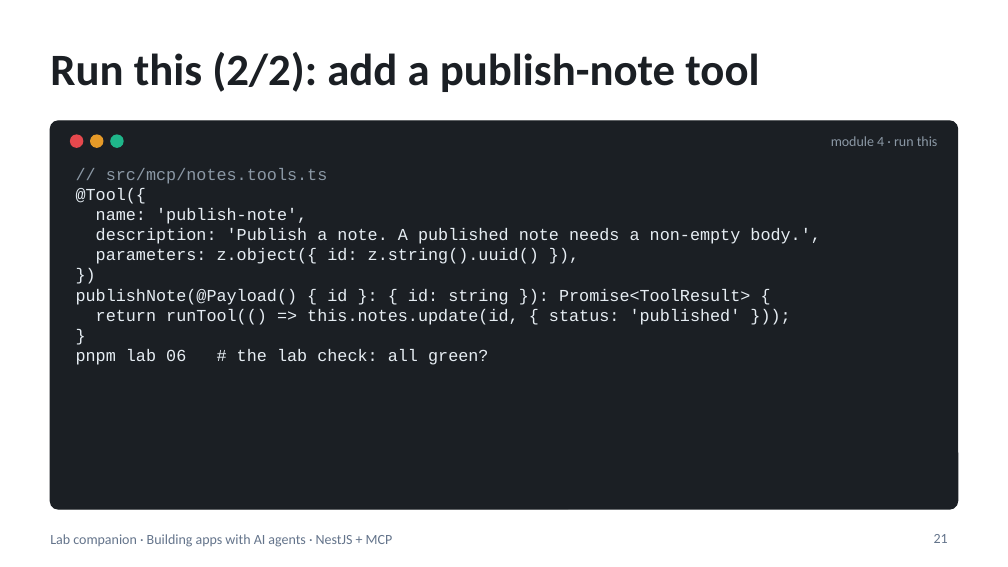
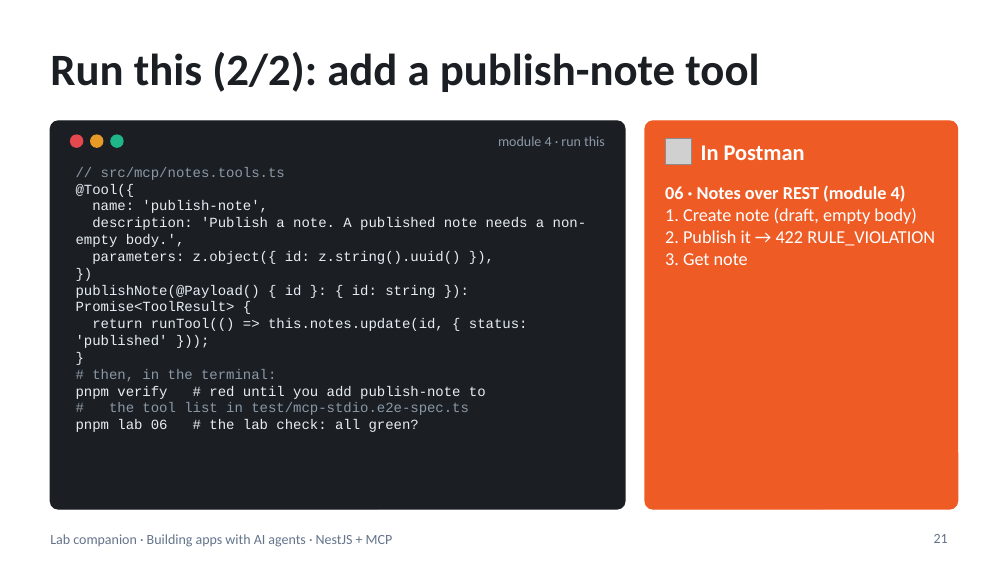
Before and after one commit to blazaga/ai-training-modules, a slide deck: slide 21 of docs/ai-agent-training/slides/lab-companion.pptx. Drawn at 1008x567 pixels with LibreOffice and Linux fonts; fonts in the diff are those of the drawing; grey boxes stand for pictures. Boxes give left, top, right and bottom in pixels: in the first picture for what was removed or moved away, otherwise in the second. Text is boxed around its words. In the diff, an @@ line names an element or a change of style, - is before the commit and + after.

```diff
--- a/docs/ai-agent-training/slides/lab-companion.pptx
+++ b/docs/ai-agent-training/slides/lab-companion.pptx
@@ rounded rectangle: place and size @@
-rounded rectangle at [50, 121, 958, 509]
+rounded rectangle at [50, 121, 625, 509]
@@ text "module 4 · run this": place and size @@
-text "module 4 · run this" at [831, 136, 938, 146]
+text "module 4 · run this" at [498, 136, 605, 146]
@@ rounded rectangle added at [645, 121, 958, 509], fill #EF5B25, outline #EF5B25 1 pt @@
@@ picture added at [665, 138, 691, 164] @@
@@ text added at [701, 145, 805, 160], 16 pt, text #FFFFFF, bold @@
+In Postman
@@ text at [76, 167, 587, 432]: size 12 to 10 pt in "// src/mcp/notes.tools.ts", "@Tool({", "name: 'publish-note',", "description: 'Publish a note. A published note ..." and 6 more places @@
@@ text added at [665, 185, 935, 265], 13 pt, text #FFFFFF @@
+06 · Notes over REST (module 4)
+1. Create note (draft, empty body)
+2. Publish it → 422 RULE_VIOLATION
+3. Get note
@@ text at [76, 369, 486, 415]: paragraphs added @@
+# then, in the terminal:
+pnpm verify # red until you add publish-note to
+# the tool list in test/mcp-stdio.e2e-spec.ts
```
Also in this commit, not shown: 7 other slides changed, 14 other files.
